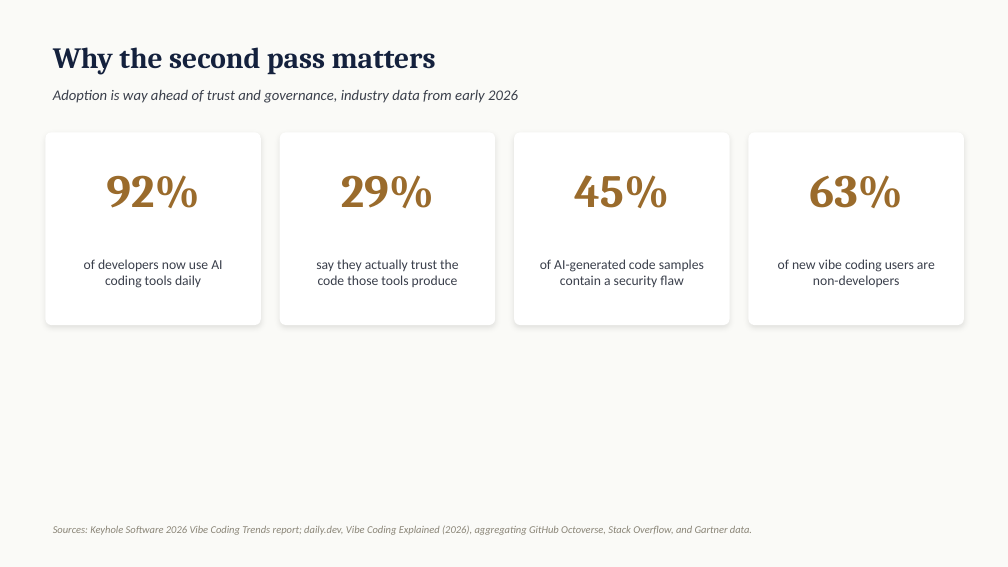
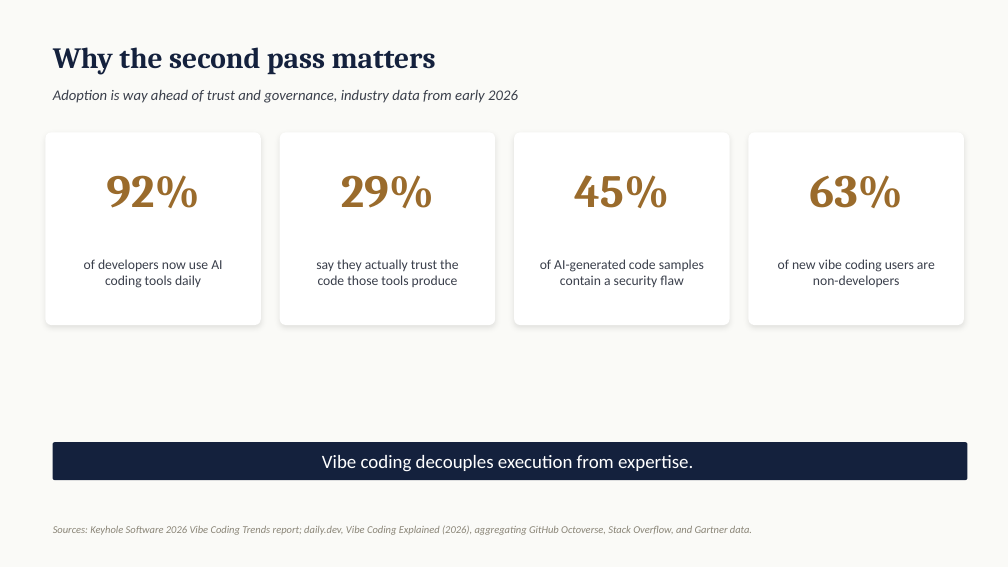
Before and after one commit to kwartler/vienna-genai-finance-course, a slide deck: slide 4 of lessons/day1/wip/vibe_coding_best_practices.pptx. Drawn at 1008x567 pixels with LibreOffice and Linux fonts; fonts in the diff are those of the drawing. Boxes give left, top, right and bottom in pixels: in the first picture for what was removed or moved away, otherwise in the second. Text is boxed around its words. In the diff, an @@ line names an element or a change of style, - is before the commit and + after.

```diff
--- a/lessons/day1/wip/vibe_coding_best_practices.pptx
+++ b/lessons/day1/wip/vibe_coding_best_practices.pptx
@@ rounded rectangle added at box(53, 442, 968, 480), fill #14213D @@
@@ text added at box(322, 455, 693, 472), 18 pt, text #FFFFFF @@
+Vibe coding decouples execution from expertise.
```
Also in this commit, not shown: 33 other files.
